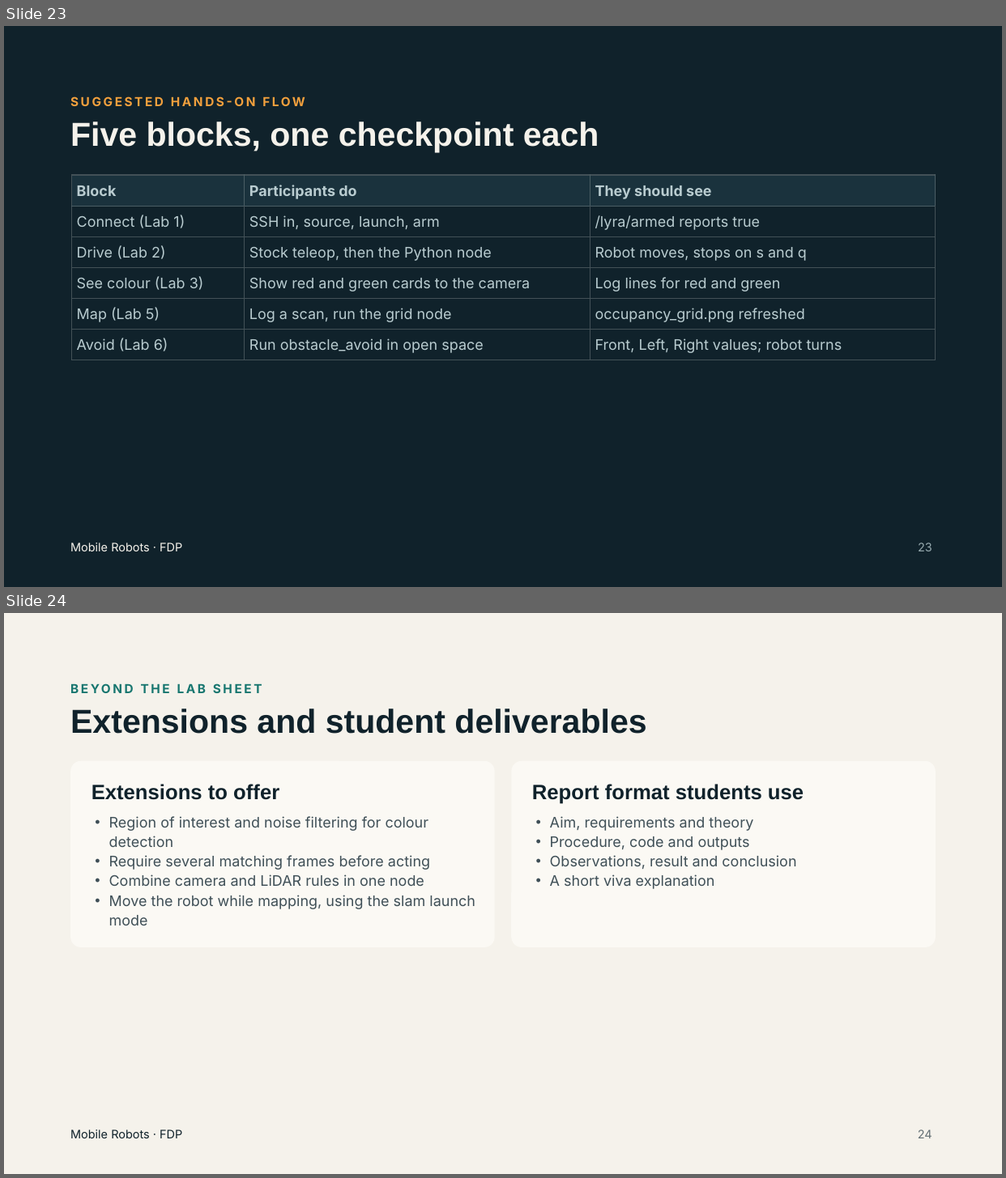
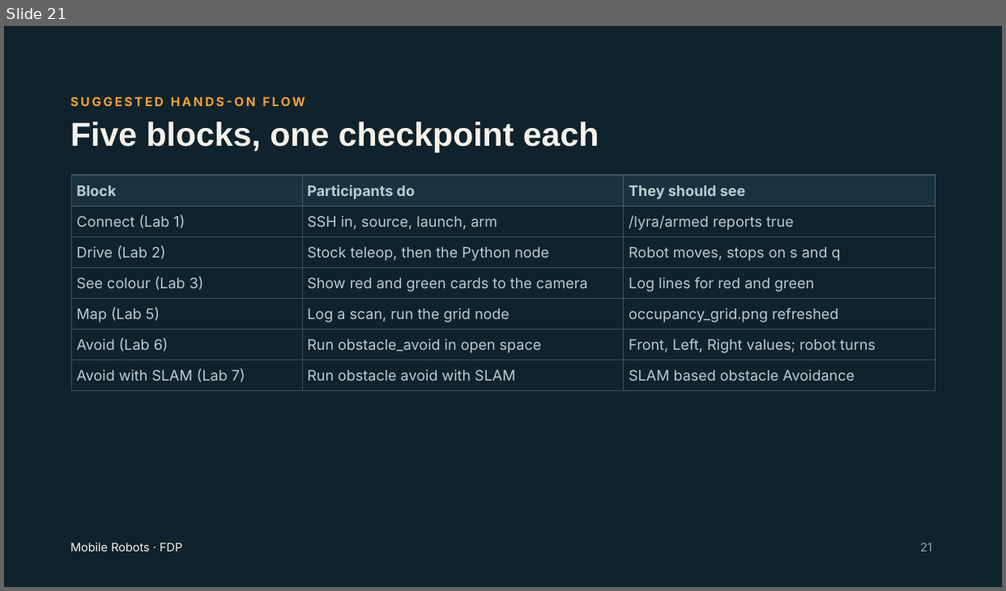
Before and after one commit to HariniSriraman/FDP-Mobile-Robot, a slide deck: FDP-MobileRobots.pptx. Shown one above the other, each under a label of ours: slides 23 and 24 before the commit, slide 21 after it. The pictures are 1006x1178 and 1006x591 pixels, drawn with LibreOffice and Linux fonts; fonts in the diff are those of the drawing. Boxes give left, top, right and bottom in pixels: in the first picture for what was removed or moved away, otherwise in the second. Text is boxed around its words. In the diff, an @@ line names an element or a change of style, - is before the commit and + after.

```diff
--- a/FDP-MobileRobots.pptx
+++ b/FDP-MobileRobots.pptx
@@ slide 24 removed at [4, 613, 1002, 1174], background #F5F2EB @@
@@ text removed at [70, 679, 961, 698] @@
-BEYOND THE LAB SHEET
@@ title removed at [70, 709, 646, 734] @@
-Extensions and student deliverables
@@ rounded rectangle removed at [70, 761, 495, 948] @@
@@ rounded rectangle removed at [512, 761, 936, 948] @@
@@ text removed at [91, 784, 279, 800] @@
-Extensions to offer
@@ text removed at [532, 784, 803, 804] @@
-Report format students use
@@ text removed at [109, 816, 475, 926] @@
-• Region of interest and noise filtering for colour detection
-• Require several matching frames before acting
-• Combine camera and LiDAR rules in one node
-• Move the robot while mapping, using the slam launch mode
@@ text removed at [550, 816, 796, 889] @@
-• Aim, requirements and theory
-• Procedure, code and outputs
-• Observations, result and conclusion
-• A short viva explanation
@@ text removed at [70, 1130, 182, 1139] @@
-Mobile Robots · FDP
@@ text removed at [918, 1130, 932, 1139] @@
-24
@@ what was slide 23 is now slide 21 @@
@@ slide 21 changed as well @@
@@ table at [71, 175, 936, 391] @@
+row 7: Avoid with SLAM (Lab 7) | Run obstacle avoid with SLAM | SLAM based obstacle Avoidance
@@ text at [920, 543, 932, 552]: text changed @@
-23
+21
```
Also in this commit, not shown: 19 other slides changed, 2 other slides removed.
